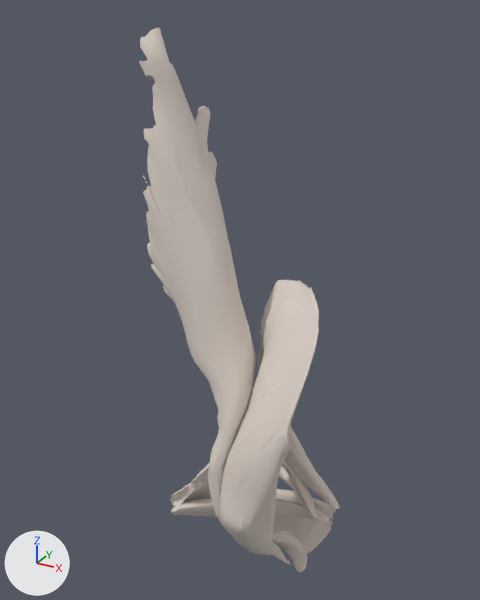
A saved change to the glTF model public/models/anatomy/muscular/completion-hip-left.glb.
Both versions are drawn from a camera (50 mm lens) standing at (0.246, -0.404, 1.109) and looking at (0.06, -0.066, 0.939). The lights are fixed; the arrows at lower left show +X, +Y and +Z. The picture after the commit comes second.

Objects in the first picture: 'bp3d_FMA22323_FJ1422M', 'bp3d_FMA22325_FJ1426M', 'bp3d_FMA22327_FJ1425M', 'bp3d_FMA22339_FJ1432M', 'bp3d_FMA22341_FJ1428M', 'bp3d_FMA22343_FJ1431M' and 1 more.
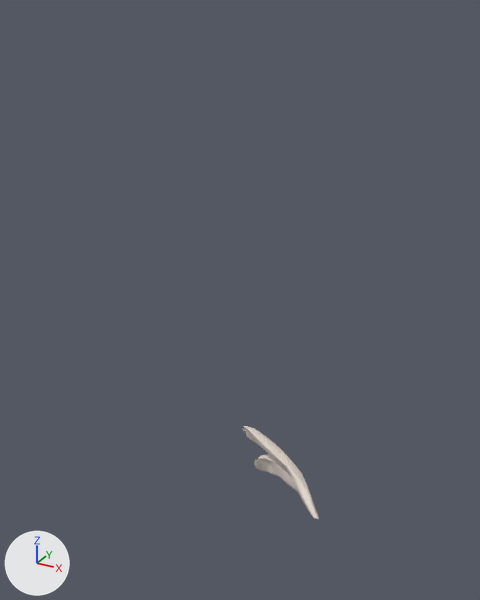
The change, as a list of edits to the scene's bpy script:
```text
Remove ob_bp3d_fma22341_fj1428m:
    ob_bp3d_fma22341_fj1428m = bpy.data.objects.new('bp3d_FMA22341_FJ1428M', me_bp3d_fma22341_fj1428m)
    ob_bp3d_fma22341_fj1428m.location = (0.0, 0.0, 0.0)
Remove ob_bp3d_fma22325_fj1426m:
    ob_bp3d_fma22325_fj1426m = bpy.data.objects.new('bp3d_FMA22325_FJ1426M', me_bp3d_fma22325_fj1426m)
    ob_bp3d_fma22325_fj1426m.location = (0.0, 0.0, 0.0)
Remove ob_bp3d_fma22327_fj1425m:
    ob_bp3d_fma22327_fj1425m = bpy.data.objects.new('bp3d_FMA22327_FJ1425M', me_bp3d_fma22327_fj1425m)
    ob_bp3d_fma22327_fj1425m.location = (0.0, 0.0, 0.0)
Remove ob_bp3d_fma22339_fj1432m:
    ob_bp3d_fma22339_fj1432m = bpy.data.objects.new('bp3d_FMA22339_FJ1432M', me_bp3d_fma22339_fj1432m)
    ob_bp3d_fma22339_fj1432m.location = (0.0, 0.0, 0.0)
Remove ob_bp3d_fma22343_fj1431m:
    ob_bp3d_fma22343_fj1431m = bpy.data.objects.new('bp3d_FMA22343_FJ1431M', me_bp3d_fma22343_fj1431m)
    ob_bp3d_fma22343_fj1431m.location = (0.0, 0.0, 0.0)
Remove ob_bp3d_fma22323_fj1422m:
    ob_bp3d_fma22323_fj1422m = bpy.data.objects.new('bp3d_FMA22323_FJ1422M', me_bp3d_fma22323_fj1422m)
    ob_bp3d_fma22323_fj1422m.location = (0.0, 0.0, 0.0)
```

Boxes [x1, y1, x2, y2] around the edits, measured in the pictures (480 x 600 px):
'bp3d_FMA22343_FJ1431M', deleted (pale yellow): before [139, 28, 307, 572]
'bp3d_FMA22323_FJ1422M', deleted (pale yellow): before [219, 280, 319, 565]
'bp3d_FMA22339_FJ1432M', deleted (pale yellow): before [273, 489, 335, 554]
'bp3d_FMA22341_FJ1428M', deleted (pale yellow): before [285, 427, 340, 509]
'bp3d_FMA22327_FJ1425M', deleted (pale yellow): before [171, 499, 329, 523]
'bp3d_FMA22325_FJ1426M', deleted: before [170, 463, 311, 514]
'bp3d_FMA22335_FJ1417M', unchanged, uncovered by the edit: before [282, 460, 318, 519]; after [242, 426, 318, 519]
